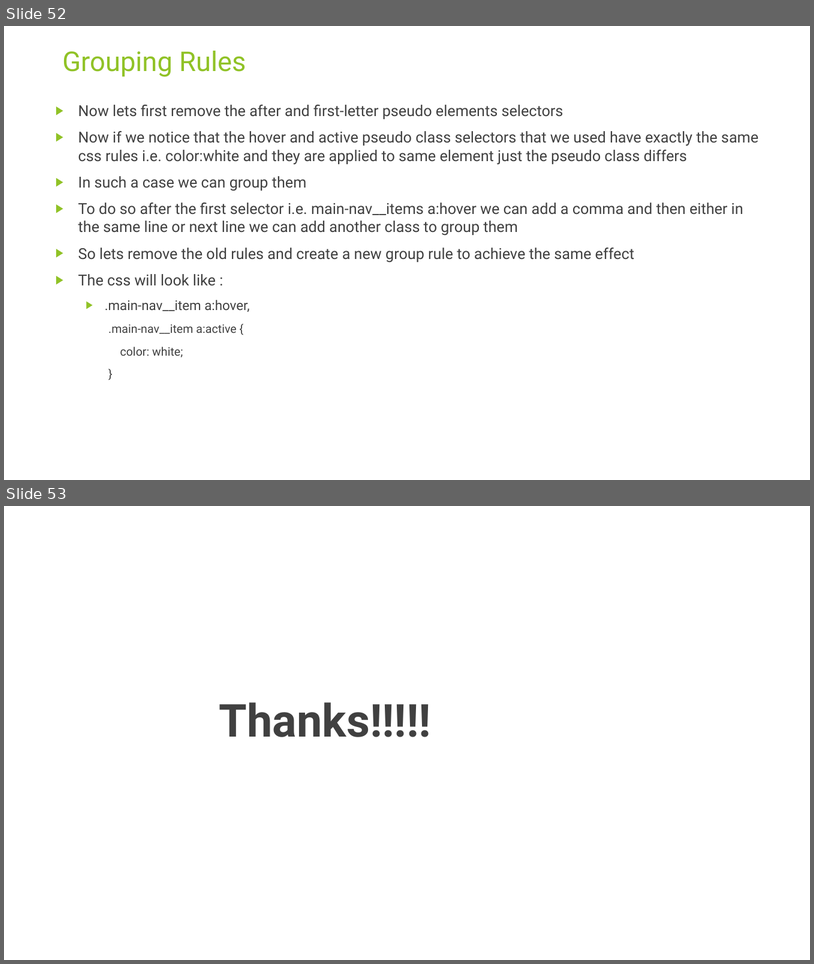
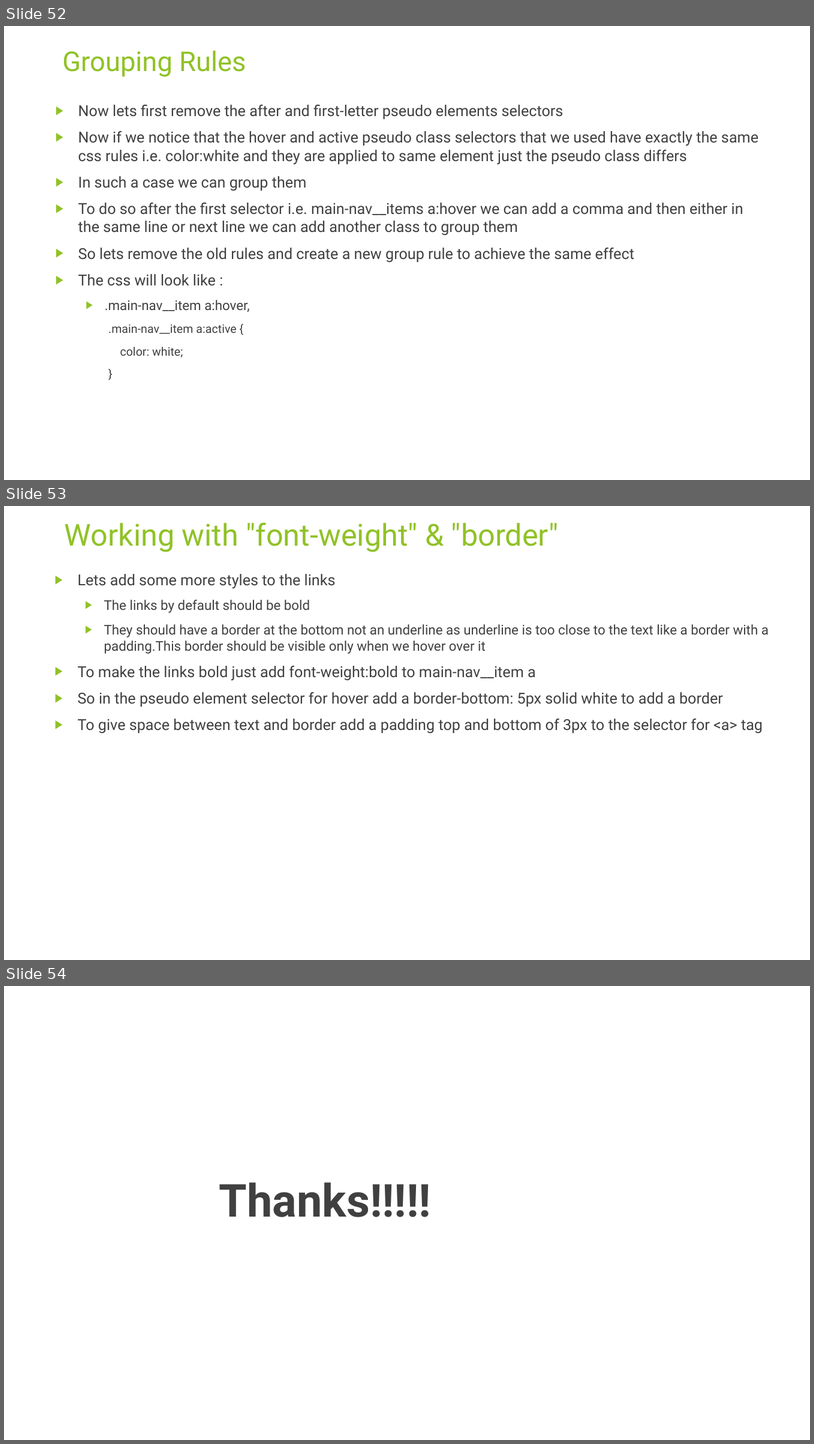
Before and after one commit to rudhrainfogain/CSS, a slide deck: PPT/Css-v3.pptx. Shown one above the other, each under a label of ours: slides 52 and 53 before the commit, slides 52, 53 and 54 after it. The pictures are 814x964 and 814x1444 pixels, drawn with LibreOffice and Linux fonts; fonts in the diff are those of the drawing. Boxes give left, top, right and bottom in pixels: in the first picture for what was removed or moved away, otherwise in the second. Text is boxed around its words. In the diff, an @@ line names an element or a change of style, - is before the commit and + after.

Commit message:
Working with font-weight & border

```diff
--- a/PPT/Css-v3.pptx
+++ b/PPT/Css-v3.pptx
@@ slide 53 added at (4,506,810,960), background #FFFFFF @@
@@ title added at (65,522,558,552), 36 pt, text #90C226 @@
+Working with "font-weight" & "border"
@@ text added at (78,574,769,733), 18 pt, text #404040 @@
+▶ Lets add some more styles to the links
+  ▶ The links by default should be bold
+  ▶ They should have a border at the bottom not an underline as underline is too close to the text like a border with a padding.This border should be visible only when we hover over it
+▶ To make the links bold just add font-weight:bold to main-nav__item a
+▶ So in the pseudo element selector for hover add a border-bottom: 5px solid white to add a border
+▶ To give space between text and border add a padding top and bottom of 3px to the selector for <a> tag
@@ what was slide 53 is now slide 54 @@
```
Also in this commit, not shown: 1 other file.
